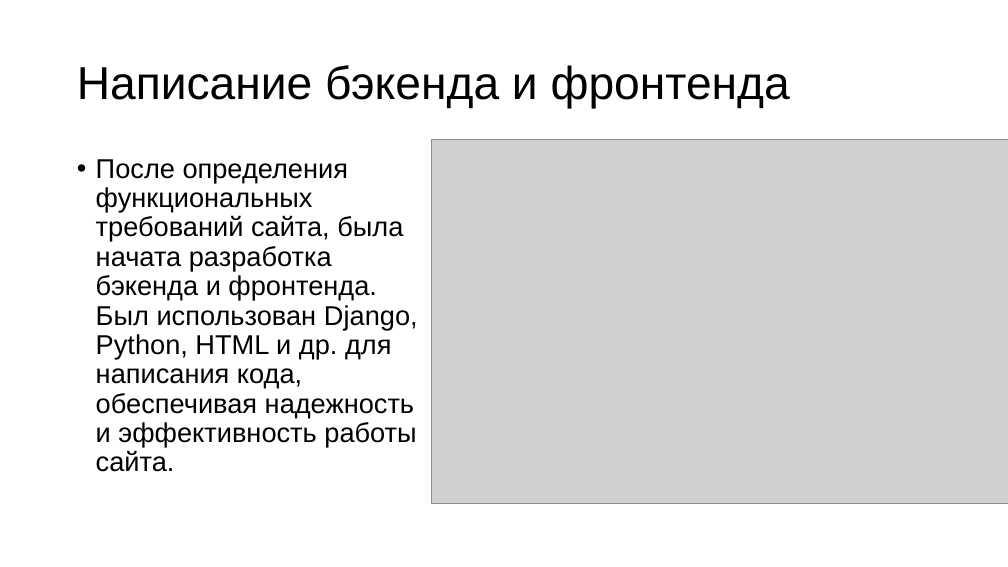
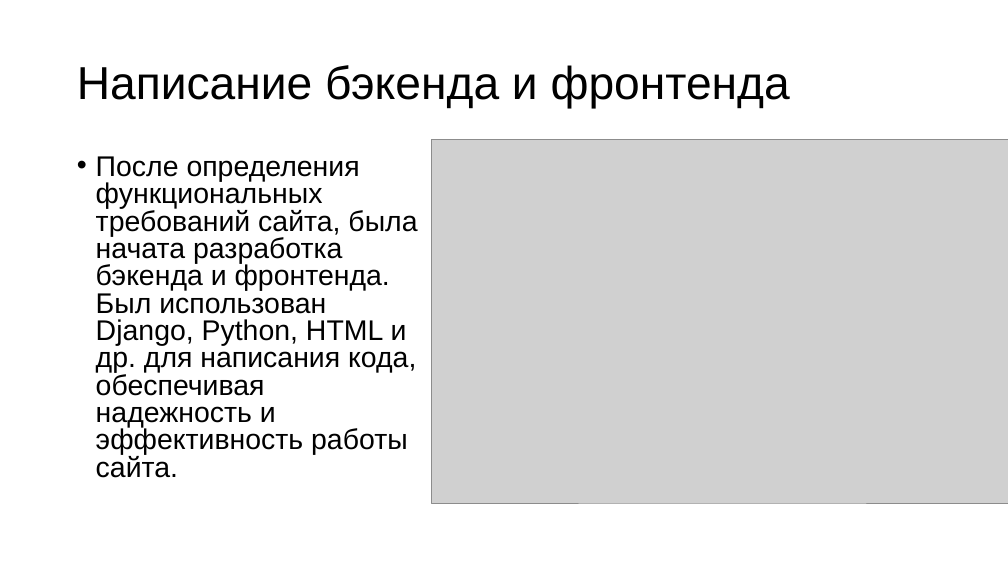
Before and after one commit to BigVadya/App, a slide deck: slide 9 of Курсовая/Презентация.pptx. Drawn at 1008x567 pixels with LibreOffice and Linux fonts; fonts in the diff are those of the drawing; grey boxes stand for pictures. Boxes give left, top, right and bottom in pixels: in the first picture for what was removed or moved away, otherwise in the second. Text is boxed around its words. In the diff, an @@ line names an element or a change of style, - is before the commit and + after.

```diff
--- a/Курсовая/Презентация.pptx
+++ b/Курсовая/Презентация.pptx
@@ text "После определения функциональных требований сайта, ..." at box(96, 156, 417, 478): size 25.9 to 27.1 pt; line spacing 0.9 to 0.8 @@
```
Also in this commit, not shown: 6 other slides changed, 2 other files.
